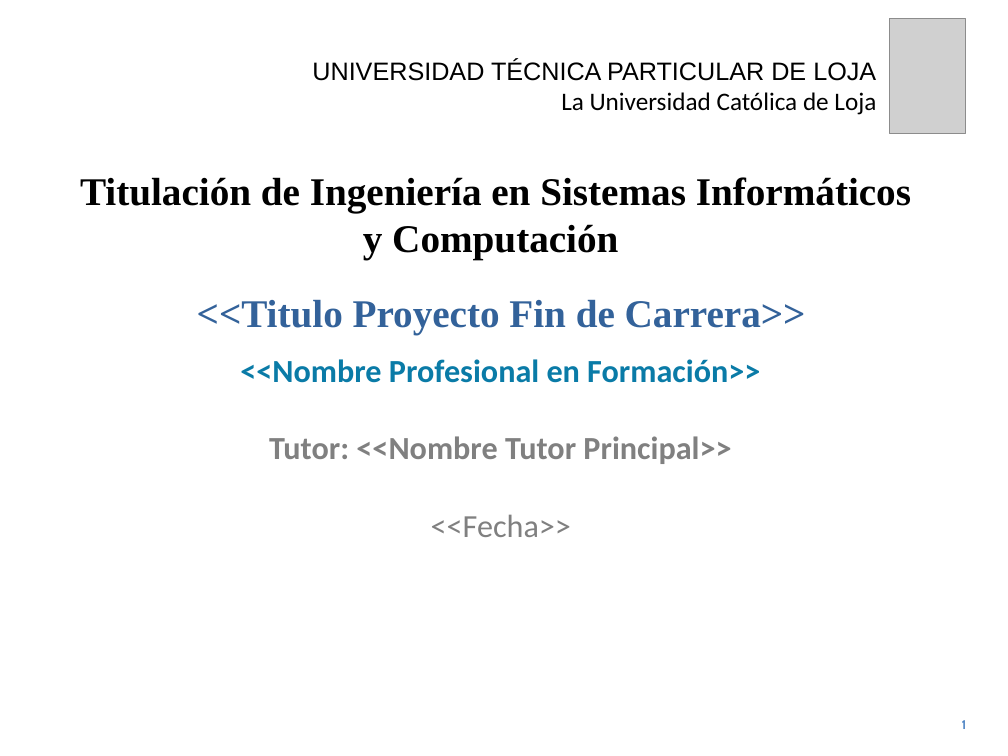
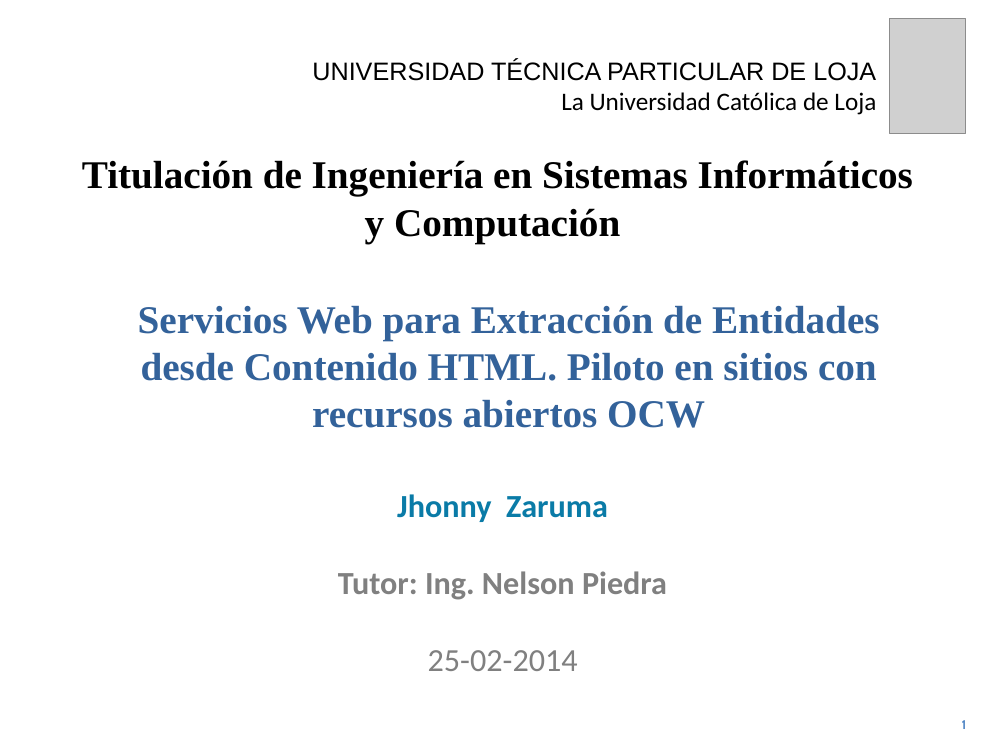
Before and after one commit to jholoc/proyectoScrapy, a slide deck: slide 1 of PlantillaPresetnacionPracticum_4.1.pptx. Drawn at 1008x756 pixels with LibreOffice and Linux fonts; fonts in the diff are those of the drawing; grey boxes stand for pictures. Boxes give left, top, right and bottom in pixels: in the first picture for what was removed or moved away, otherwise in the second. Text is boxed around its words. In the diff, an @@ line names an element or a change of style, - is before the commit and + after.

```diff
--- a/PlantillaPresetnacionPracticum_4.1.pptx
+++ b/PlantillaPresetnacionPracticum_4.1.pptx
@@ text "Titulación de Ingeniería en Sistemas ...": place and size @@
-text "Titulación de Ingeniería en Sistemas ..." at [80,177,911,260]
+text "Titulación de Ingeniería en Sistemas ..." at [82,160,913,243]
@@ text removed at [197,299,806,334] @@
-<<Titulo Proyecto Fin de Carrera>>
@@ text added at [138,305,880,428], 28 pt, text #33629A, bold @@
+Servicios Web para Extracción de Entidades desde Contenido HTML. Piloto en sitios con recursos abiertos OCW
@@ title at [338,494,667,671]: text changed @@
-<<Nombre Profesional en Formación>>
-Tutor: <<Nombre Tutor Principal>>
-<<Fecha>>
+Jhonny Zaruma
+Tutor: Ing. Nelson Piedra
+25-02-2014
```
Also in this commit, not shown: 11 other slides changed, 2 other files.
